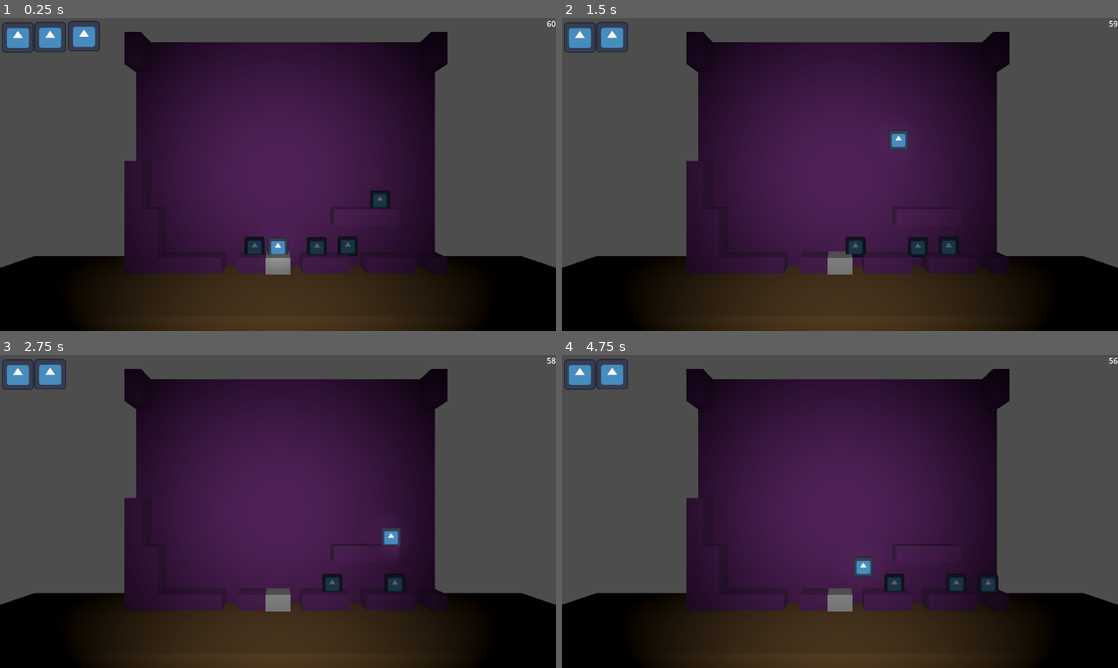
Above: before the commit, frames 1-4 (two rows, left to right).
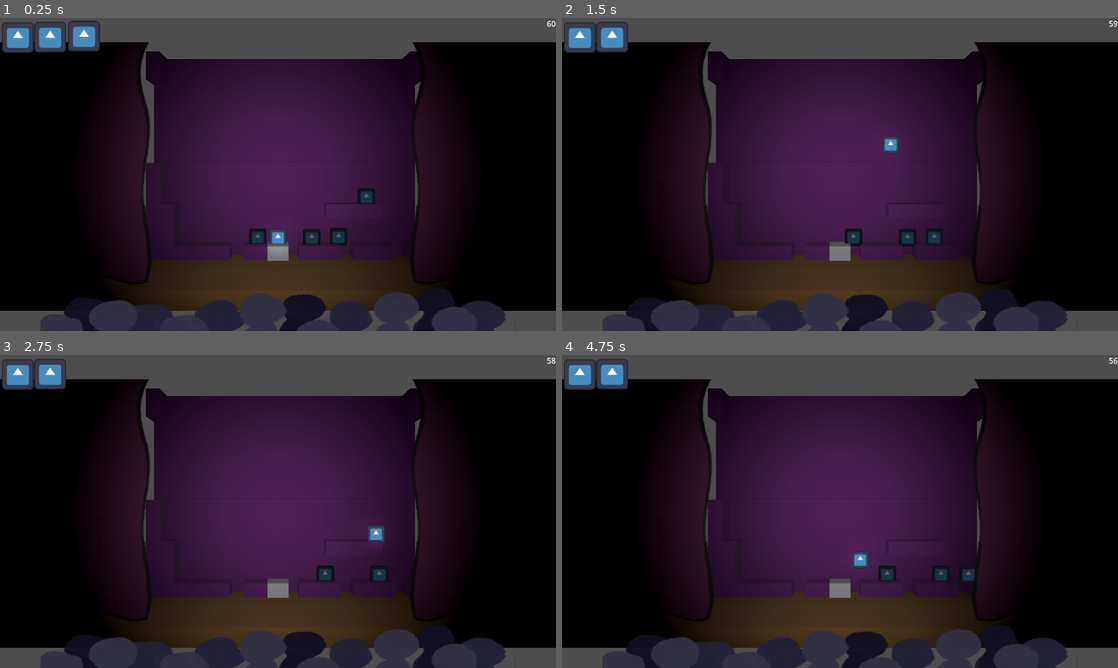
Above: after the commit, the same moments.

Repository: Dolphcode/ggj-2024
Game: Godot game, scene res://Scenes/game.tscn
Same seed, same stepped clock (60 frames per second), same inputs: the game is played once before the commit and once after it. The engine's default icon, where the game draws it, is replaced by a stand-in: a white triangle on a blue panel in a dark square.
Inputs:
- Up to frame 1 (0.25 s): no input
- Up to frame 2 (1.5 s): hold D (right) 0.53-1.28 s; tap Space (jump) at 0.77 s; hold Down (ui_down) from 1.28 s (still down)
- Up to frame 3 (2.75 s): tap Space (jump) at 1.52 s; release Down (ui_down) at 2.03 s; hold D (right) from 2.03 s (still down)
- Up to frame 4 (4.75 s): release D (right) at 2.78 s; hold Up (ui_up) 2.78-3.53 s; tap Space (jump) at 3.02, 3.77, 4.52 s; hold A (left) from 3.53 s (still down)

The runs differ from the first frame. In frame 1, 46% of the frame differs, in the area x 0-100%, y 4-100%; in frame 2, 46%; in frame 3, 46%; in frame 4, 46%.

Commit message:
Added curtain call

Diff:
--- a/Scenes/game.tscn
+++ b/Scenes/game.tscn
@@ -1,9 +1,11 @@
-[gd_scene load_steps=13 format=3 uid="uid://5qid108f1ska"]
+[gd_scene load_steps=18 format=3 uid="uid://5qid108f1ska"]
 
 [ext_resource type="PackedScene" uid="uid://bwneut6qlhu4b" path="res://Scenes/stage.tscn" id="1_gxsmk"]
+[ext_resource type="Texture2D" uid="uid://64xdi55ithqq" path="res://Assets/Sprites/Left_Curtain.png" id="2_khx6x"]
 [ext_resource type="PackedScene" uid="uid://la3al4wownf8" path="res://Scenes/player.tscn" id="2_pwj11"]
 [ext_resource type="Texture2D" uid="uid://dli8ao3tpwxb2" path="res://Assets/icon.svg" id="3_3osvo"]
 [ext_resource type="PackedScene" uid="uid://hddej23e7axi" path="res://Enemies/Scenes/parent_enemy.tscn" id="3_7yumb"]
+[ext_resource type="Texture2D" uid="uid://c6ti0oshm7cj8" path="res://Assets/Sprites/Right_Curtain.png" id="3_j5kwj"]
 [ext_resource type="PackedScene" uid="uid://chy1hd81v6r8y" path="res://Scenes/Environment/stage_platform.tscn" id="4_hrlmn"]
 [ext_resource type="Script" path="res://Scripts/Levels/stage_base.gd" id="5_0temo"]
 [ext_resource type="Script" path="res://Scripts/Levels/level_loader.gd" id="5_kgk5b"]
@@ -11,6 +13,46 @@
 [ext_resource type="PackedScene" uid="uid://cw71uxwrs2lbp" path="res://Scenes/Stages/test_stage.tscn" id="6_eh5rh"]
 [ext_resource type="Script" path="res://Scripts/Levels/stage_hunting.gd" id="7_rdpkj"]
 [ext_resource type="Script" path="res://Scripts/Levels/stage_collect.gd" id="8_y8ohe"]
+
+[sub_resource type="Animation" id="Animation_odrgf"]
+resource_name = "Open"
+tracks/0/type = "position_3d"
+tracks/0/imported = false
+tracks/0/enabled = true
+tracks/0/path = NodePath("LeftCurtain")
+tracks/0/interp = 1
+tracks/0/loop_wrap = true
+tracks/0/keys = PackedFloat32Array(0, 1, -6.44633, 5.7484, 3.70924, 1, 1, -10.946, 5.748, 3.709)
+tracks/1/type = "position_3d"
+tracks/1/imported = false
+tracks/1/enabled = true
+tracks/1/path = NodePath("RightCurtain")
+tracks/1/interp = 1
+tracks/1/loop_wrap = true
+tracks/1/keys = PackedFloat32Array(0, 1, 5.76654, 5.7484, 3.70924, 1, 1, 11.567, 5.748, 3.709)
+
+[sub_resource type="Animation" id="Animation_7argu"]
+resource_name = "Close"
+tracks/0/type = "position_3d"
+tracks/0/imported = false
+tracks/0/enabled = true
+tracks/0/path = NodePath("LeftCurtain")
+tracks/0/interp = 1
+tracks/0/loop_wrap = true
+tracks/0/keys = PackedFloat32Array(0, 1, -10.946, 5.748, 3.709, 1, 1, -6.44633, 5.7484, 3.70924)
+tracks/1/type = "position_3d"
+tracks/1/imported = false
+tracks/1/enabled = true
+tracks/1/path = NodePath("RightCurtain")
+tracks/1/interp = 1
+tracks/1/loop_wrap = true
+tracks/1/keys = PackedFloat32Array(0, 1, 11.567, 5.748, 3.709, 1, 1, 5.76654, 5.7484, 3.70924)
+
+[sub_resource type="AnimationLibrary" id="AnimationLibrary_kya12"]
+_data = {
+"Close": SubResource("Animation_7argu"),
+"Open": SubResource("Animation_odrgf")
+}
 
 [sub_resource type="Environment" id="Environment_sprrj"]
 background_mode = 2
@@ -22,6 +64,25 @@
 [node name="Stage" parent="." instance=ExtResource("1_gxsmk")]
 
 [node name="CSGBox3D2" type="CSGBox3D" parent="Stage"]
+
+[node name="LeftCurtain" type="Sprite3D" parent="Stage"]
+transform = Transform3D(0.8, 0, 0, 0, 0.8, 0, 0, 0, 0.8, -10.946, 5.748, 3.709)
+modulate = Color(0.517647, 0.517647, 0.517647, 1)
+shaded = true
+alpha_cut = 2
+texture = ExtResource("2_khx6x")
+
+[node name="RightCurtain" type="Sprite3D" parent="Stage"]
+transform = Transform3D(0.8, 0, 0, 0, 0.8, 0, 0, 0, 0.8, 11.567, 5.748, 3.709)
+modulate = Color(0.517647, 0.517647, 0.517647, 1)
+shaded = true
+alpha_cut = 2
+texture = ExtResource("3_j5kwj")
+
+[node name="CurtainAnimation" type="AnimationPlayer" parent="Stage"]
+libraries = {
+"": SubResource("AnimationLibrary_kya12")
+}
 
 [node name="Player" parent="." instance=ExtResource("2_pwj11")]
 transform = Transform3D(1, 0, 0, 0, 1, 0, 0, 0, 1, 0, 1, 0)
@@ -102,4 +163,5 @@
 offset_right = 40.0
 offset_bottom = 40.0
 
+[connection signal="animation_finished" from="Stage/CurtainAnimation" to="LevelLoader" method="_on_curtain_animation_animation_finished"]
 [connection signal="hurt" from="Player" to="CanvasLayer/HeartContainer" method="_on_player_hurt"]
--- a/Scenes/stage.tscn
+++ b/Scenes/stage.tscn
@@ -1,6 +1,6 @@
 [gd_scene load_steps=5 format=3 uid="uid://bwneut6qlhu4b"]
 
-[ext_resource type="Texture2D" uid="uid://dli8ao3tpwxb2" path="res://Assets/icon.svg" id="1_jcwg3"]
+[ext_resource type="Texture2D" uid="uid://d13xu7d56j0bq" path="res://Assets/Sprites/Crowd.png" id="1_1m2o6"]
 
 [sub_resource type="StandardMaterial3D" id="StandardMaterial3D_tki6t"]
 albedo_color = Color(0.388235, 0.27451, 0.121569, 1)
@@ -22,8 +22,8 @@
 shape = SubResource("BoxShape3D_ikobu")
 
 [node name="Audience" type="Sprite3D" parent="."]
-transform = Transform3D(19.0269, 0, 0, 0, 1.00127, 0, 0, 0, 1.00127, 0, -1.59942, 0.918176)
-texture = ExtResource("1_jcwg3")
+transform = Transform3D(1, 0, 0, 0, 1.001, 0, 0, 0, 1.001, 0, 2.42549, 6.98939)
+texture = ExtResource("1_1m2o6")
 
 [node name="Wall" type="StaticBody3D" parent="." groups=["Walls"]]
 transform = Transform3D(1, 0, 0, 0, 7.67547, 0, 0, 0, 1, -11.6459, 2.72153, 0)
@@ -65,4 +65,4 @@
 render_target_update_mode = 4
 
 [node name="Camera3D" type="Camera3D" parent="SubViewportContainer/SubViewport"]
-transform = Transform3D(1, 0, 0, 0, 1, 0, 0, 0, 1, 0, 5.66394, 13.064)
+transform = Transform3D(1, 0, 0, 0, 1, 0, 0, 0, 1, 0, 5.66394, 15.064)
--- a/Scripts/Levels/level_loader.gd
+++ b/Scripts/Levels/level_loader.gd
@@ -11,6 +11,7 @@
 @export var timer: Timer
 @export var stage_platform: StagePlatform
 @export var timer_label: Label
+@export var curtain_anim: AnimationPlayer
 var stage: StageBase
 
 # Called when the node enters the scene tree for the first time.
@@ -26,14 +27,19 @@
 
 
 func _on_stage_end():
-	stage.stage_complete.disconnect(_on_stage_end)
-	timer.paused = true
-	stage = pick_stage()
-	stage.stage_complete.connect(_on_stage_end)
-	stage.start_stage(stage_platform)
-	timer.paused = false
+	pass
 
 func pick_stage():
 	#var stage_picks = level_one if (timer.time_left < time / 3.0) else (level_two if (timer.time_left < time * 2.0 / 3.0) else level_three)
 	var stage_picks = level_one
 	return stage_picks.pick_random()
+
+
+func _on_curtain_animation_animation_finished(anim_name):
+	if (anim_name == "Close"):
+		stage.stage_complete.disconnect(_on_stage_end)
+		timer.paused = true
+		stage = pick_stage()
+		stage.stage_complete.connect(_on_stage_end)
+		stage.start_stage(stage_platform)
+		timer.paused = false
Binary file added: Assets/Sprites/Crowd.png
Not shown, added: Assets/Sprites/Crowd.png.import
Binary file added: Assets/Sprites/Left_Curtain.png
Not shown, added: Assets/Sprites/Left_Curtain.png.import
Binary file added: Assets/Sprites/Right_Curtain.png
Not shown, added: Assets/Sprites/Right_Curtain.png.import
